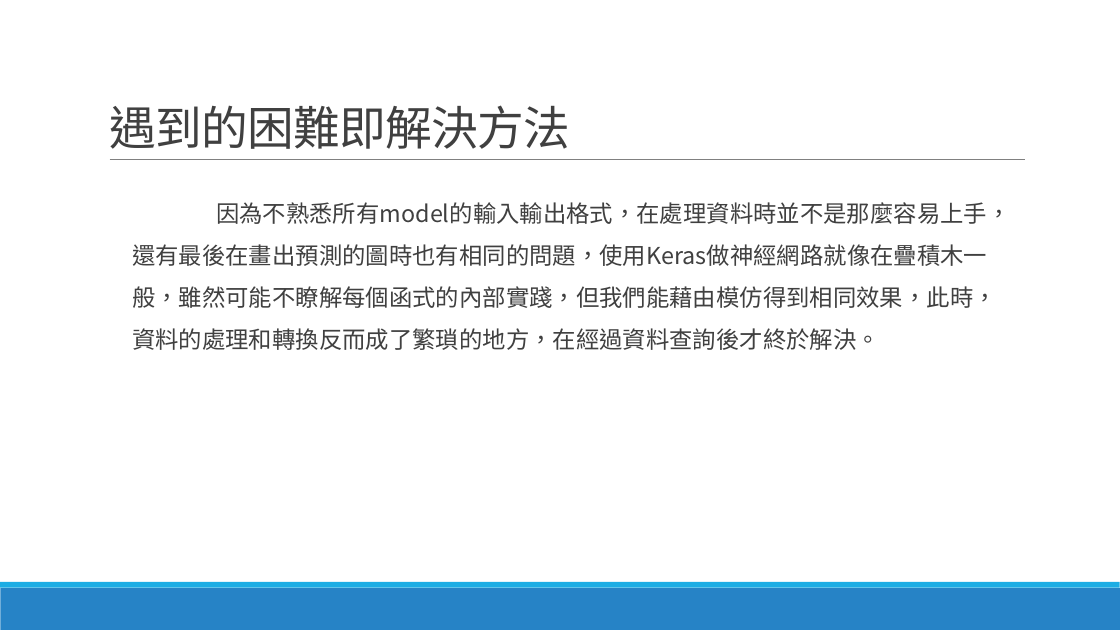
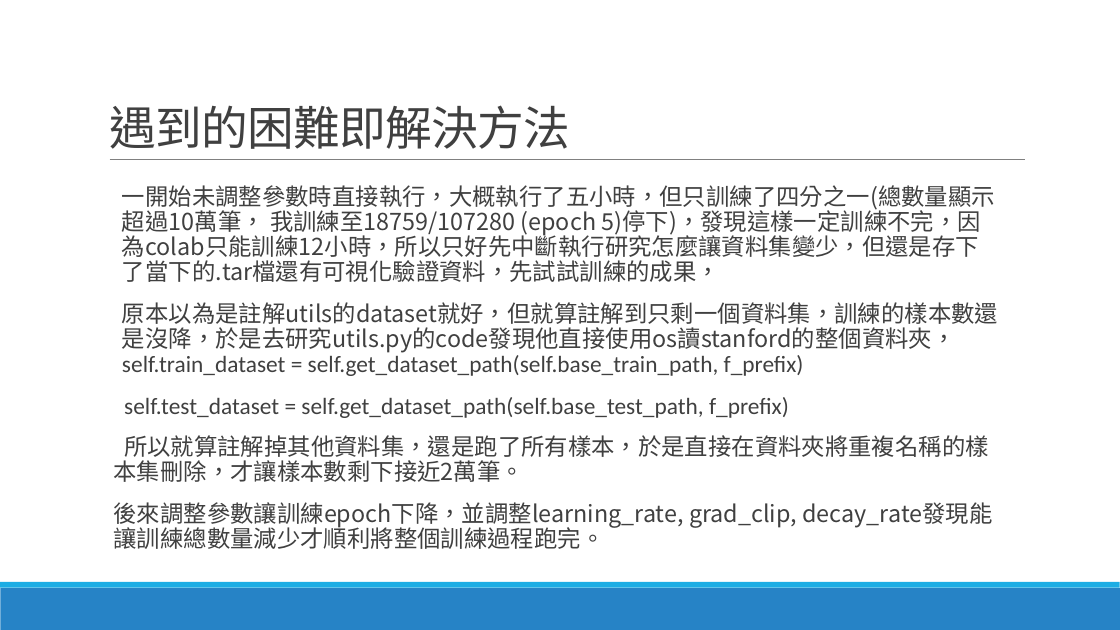
Before and after one commit to lohsuan/Multimedia-Tech, a slide deck: slide 2 of Project9_第三組_小組報告/Project9_第三組_小組報告.pptx. Drawn at 1120x630 pixels with LibreOffice and Linux fonts; fonts in the diff are those of the drawing. Boxes give left, top, right and bottom in pixels: in the first picture for what was removed or moved away, otherwise in the second. Text is boxed around its words. In the diff, an @@ line names an element or a change of style, - is before the commit and + after.

```diff
--- a/Project9_第三組_小組報告/Project9_第三組_小組報告.pptx
+++ b/Project9_第三組_小組報告/Project9_第三組_小組報告.pptx
@@ text at [114, 185, 998, 549]: text changed @@
-  因為不熟悉所有model的輸入輸出格式，在處理資料時並不是那麼容易上手，還有最後在畫出預測的圖時也有相同的問題，使用Keras做神經網路就像在疊積木一般，雖然可能不瞭解每個函式的內部實踐，但我們能藉由模仿得到相同效果，此時，資料的處理和轉換反而成了繁瑣的地方，在經過資料查詢後才終於解決。
+  一開始未調整參數時直接執行，大概執行了五小時，但只訓練了四分之一(總數量顯示超過10萬筆， 我訓練至18759/107280 (epoch 5)停下)，發現這樣一定訓練不完，因為colab只能訓練12小時，所以只好先中斷執行研究怎麼讓資料集變少，但還是存下了當下的.tar檔還有可視化驗證資料，先試試訓練的成果，
+  原本以為是註解utils的dataset就好，但就算註解到只剩一個資料集，訓練的樣本數還是沒降，於是去研究utils.py的code發現他直接使用os讀stanford的整個資料夾，self.train_dataset = self.get_dataset_path(self.base_train_path, f_prefix)
+self.test_dataset = self.get_dataset_path(self.base_test_path, f_prefix)
+所以就算註解掉其他資料集，還是跑了所有樣本，於是直接在資料夾將重複名稱的樣本集刪除，才讓樣本數剩下接近2萬筆。
+後來調整參數讓訓練epoch下降，並調整learning_rate, grad_clip, decay_rate發現能讓訓練總數量減少才順利將整個訓練過程跑完。
```
Also in this commit, not shown: 3 other slides changed, 9 other files.
